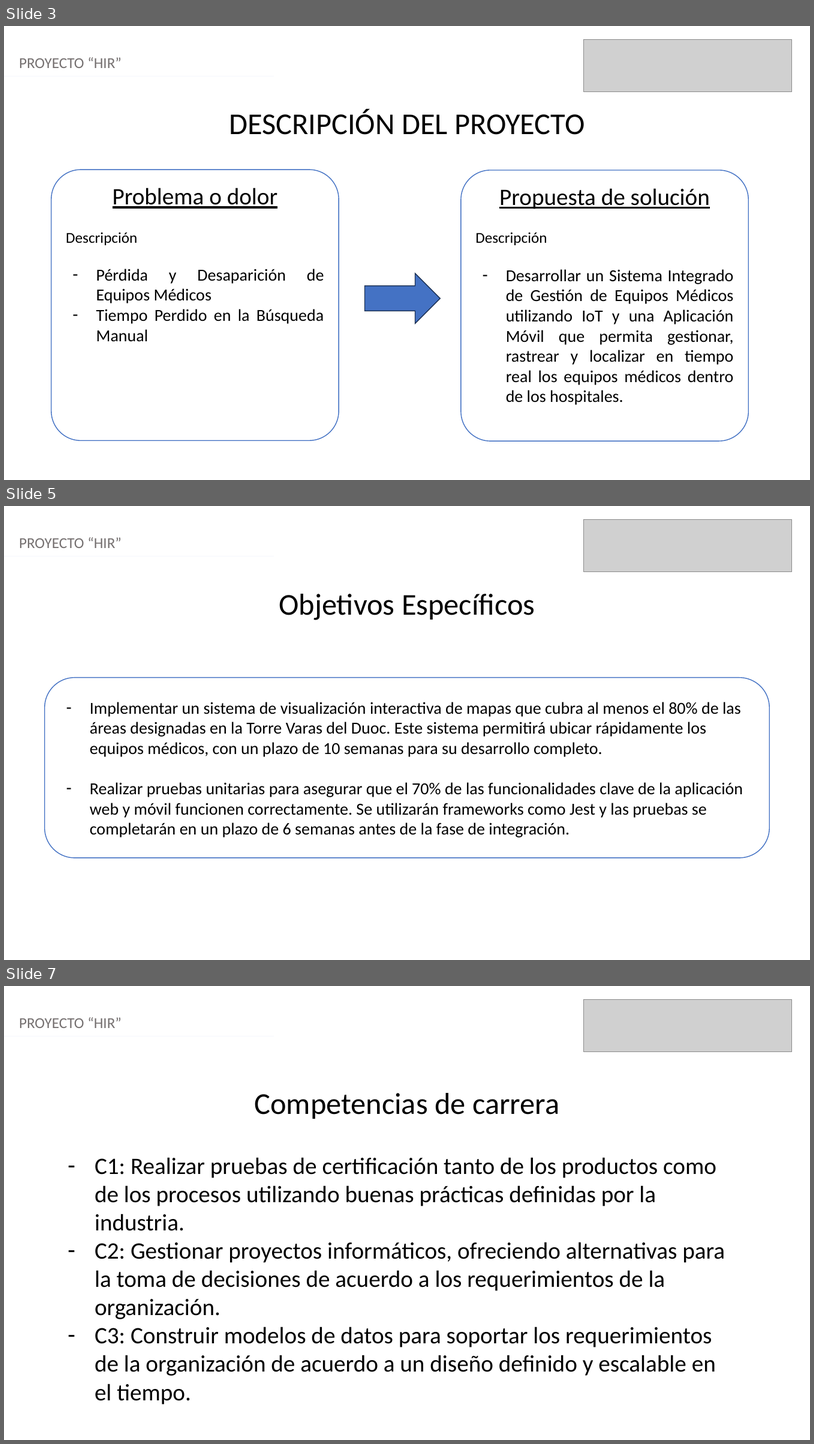
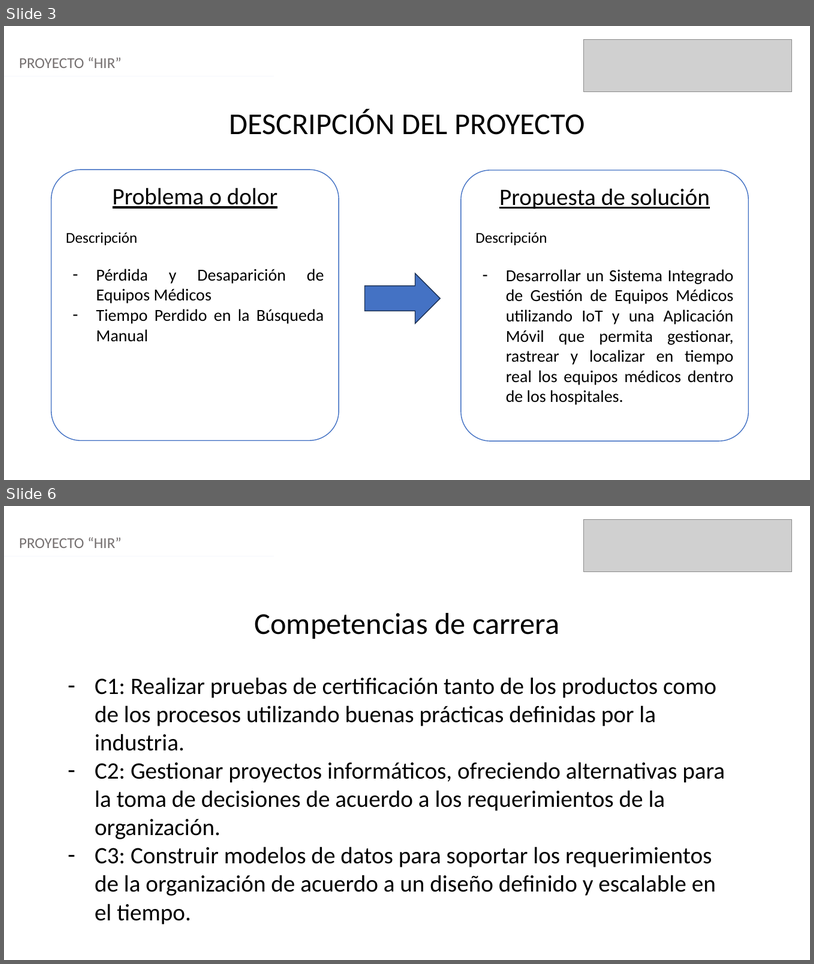
Before and after one commit to The-Shield-Team/documentacion-capstone, a slide deck: Fase_2/Evidencias_Proyecto/Presentación Proyecto.pptx. Shown one above the other, each under a label of ours: slides 3, 5 and 7 before the commit, slides 3 and 6 after it; the slides between them are not shown. The pictures are 814x1444 and 814x964 pixels, drawn with LibreOffice and Linux fonts; fonts in the diff are those of the drawing; grey boxes stand for pictures. Boxes give left, top, right and bottom in pixels: in the first picture for what was removed or moved away, otherwise in the second. Text is boxed around its words. In the diff, an @@ line names an element or a change of style, - is before the commit and + after.

Commit message:
fase 2

```diff
--- a/Fase_2/Evidencias_Proyecto/Presentación Proyecto.pptx
+++ b/Fase_2/Evidencias_Proyecto/Presentación Proyecto.pptx
@@ slide 5 removed at (4,506,810,960), background #FFFFFF @@
@@ picture removed at (584,520,792,572) @@
@@ text removed at (19,537,122,548) @@
-PROYECTO “HIR”
@@ line removed from (4, 556) to (275, 556) @@
@@ text removed at (279,594,535,620) @@
-Objetivos Específicos
@@ rounded rectangle removed at (45,677,770,858) @@
-– Implementar un sistema de visualización interactiva de mapas que cubra al menos el 80% de las áreas designadas en la Torre Varas del Duoc. Este sistema permitirá ubicar rápidamente los equipos médicos, con un plazo de 10 semanas para su desarrollo completo.
-– Realizar pruebas unitarias para asegurar que el 70% de las funcionalidades clave de la aplicación web y móvil funcionen correctamente. Se utilizarán frameworks como Jest y las pruebas se completarán en un plazo de 6 semanas antes de la fase de integración.
@@ what was slide 7 is now slide 6 @@
```
Also in this commit, not shown: 6 slides changed, 7 slides added, 2 other files.
